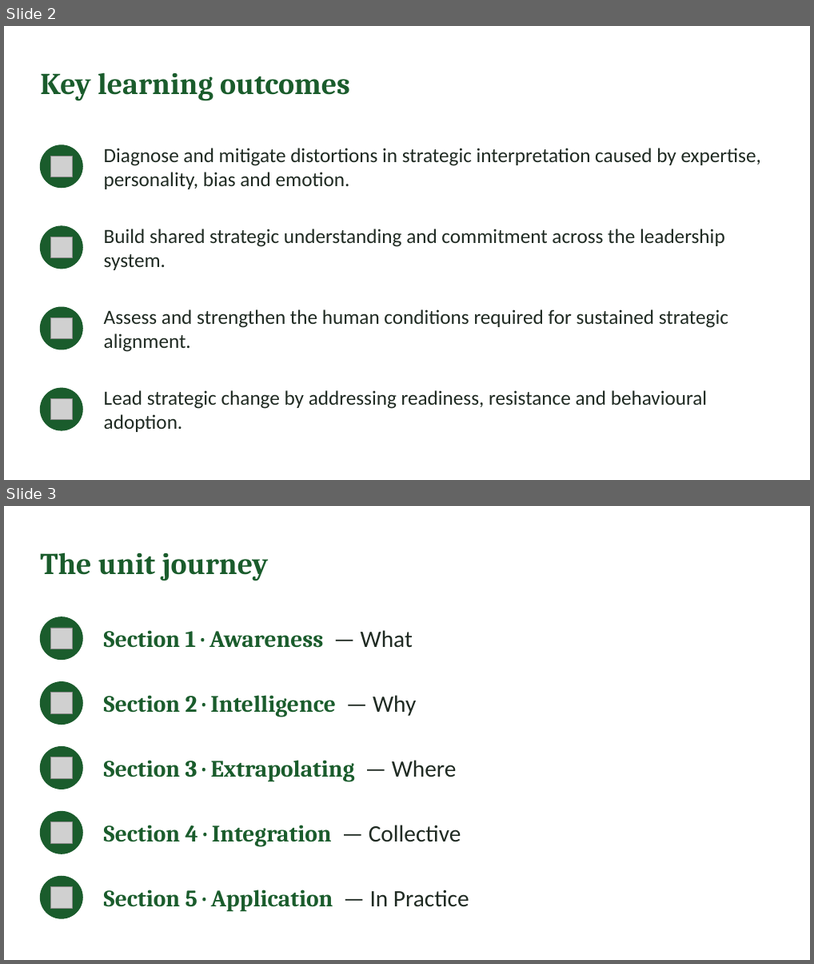
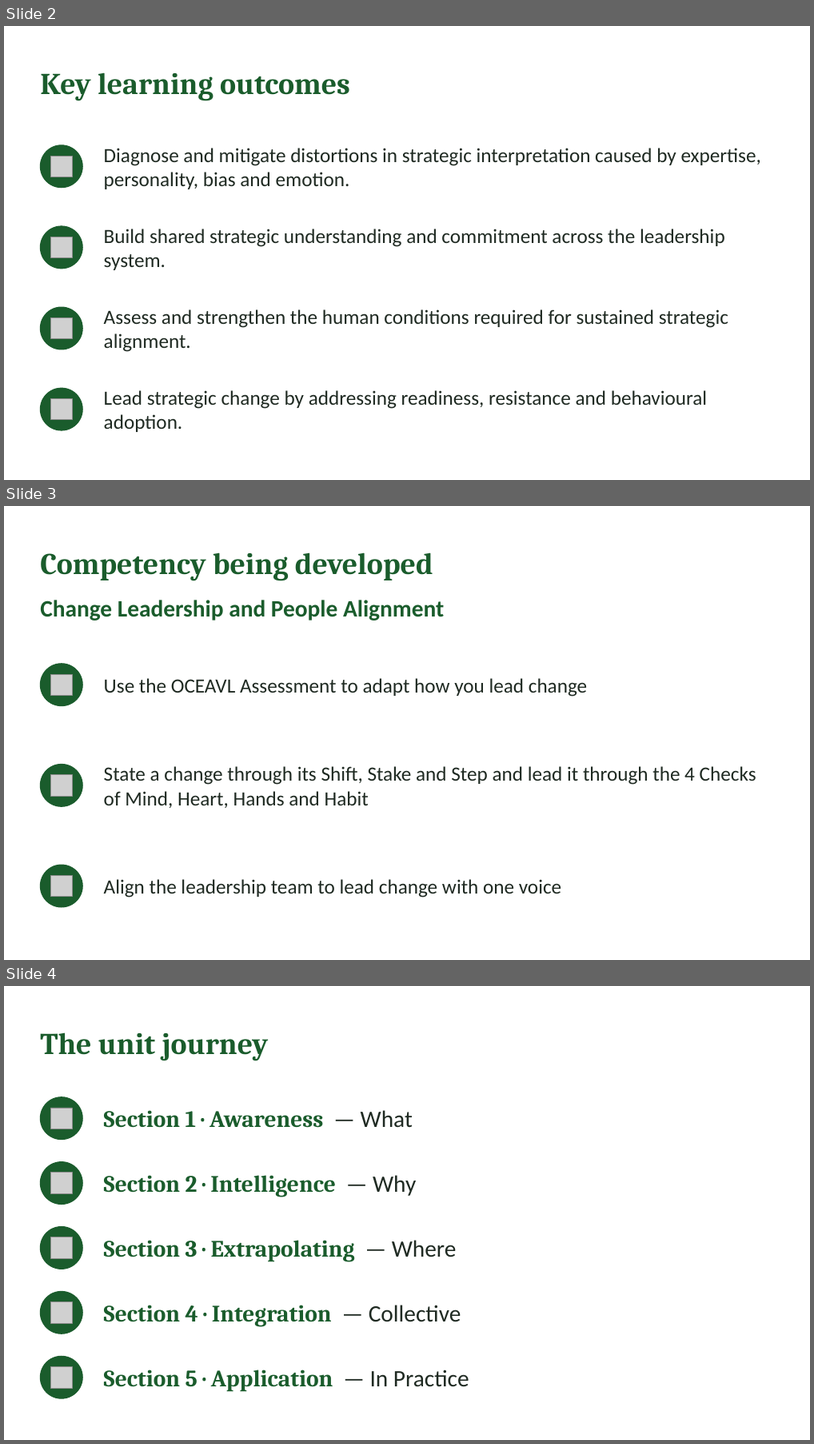
Before and after one commit to IBSL26/ibsl-platform, a slide deck: Unit decks/Unit 05 - Aligning Heart & Mind.pptx. Shown one above the other, each under a label of ours: slides 2 and 3 before the commit, slides 2, 3 and 4 after it. The pictures are 814x964 and 814x1444 pixels, drawn with LibreOffice and Linux fonts; fonts in the diff are those of the drawing; grey boxes stand for pictures. Boxes give left, top, right and bottom in pixels: in the first picture for what was removed or moved away, otherwise in the second. Text is boxed around its words. In the diff, an @@ line names an element or a change of style, - is before the commit and + after.

Commit message:
Competency shown on unit pages and decks; framework skills aligned to key reflections

```diff
--- a/Unit decks/Unit 05 - Aligning Heart & Mind.pptx
+++ b/Unit decks/Unit 05 - Aligning Heart & Mind.pptx
@@ slide 3 added at <box>4,506,810,960</box>, background #FFFFFF @@
@@ text added at <box>40,552,434,580</box>, 36 pt, text #1A5C2C, bold @@
+Competency being developed
@@ text added at <box>40,600,444,620</box>, 28 pt, text #1A5C2C, bold @@
+Change Leadership and People Alignment
@@ ellipse added at <box>40,664,82,706</box>, fill #1A5C2C, outline #1A5C2C 1 pt @@
@@ picture added at <box>51,674,72,696</box> @@
@@ text added at <box>104,678,587,696</box>, 24 pt, text #1F2A22 @@
+Use the OCEAVL Assessment to adapt how you lead change
@@ ellipse added at <box>40,764,82,807</box>, fill #1A5C2C, outline #1A5C2C 1 pt @@
@@ text added at <box>104,766,757,808</box>, 24 pt, text #1F2A22 @@
+State a change through its Shift, Stake and Step and lead it through the 4 Checks of Mind, Heart, Hands and Habit
@@ picture added at <box>51,775,72,796</box> @@
@@ ellipse added at <box>40,864,82,907</box>, fill #1A5C2C, outline #1A5C2C 1 pt @@
@@ picture added at <box>51,875,72,896</box> @@
@@ text added at <box>104,879,562,897</box>, 24 pt, text #1F2A22 @@
+Align the leadership team to lead change with one voice
@@ what was slide 3 is now slide 4 @@
```
Also in this commit, not shown: 1 slide changed, 40 other files.
